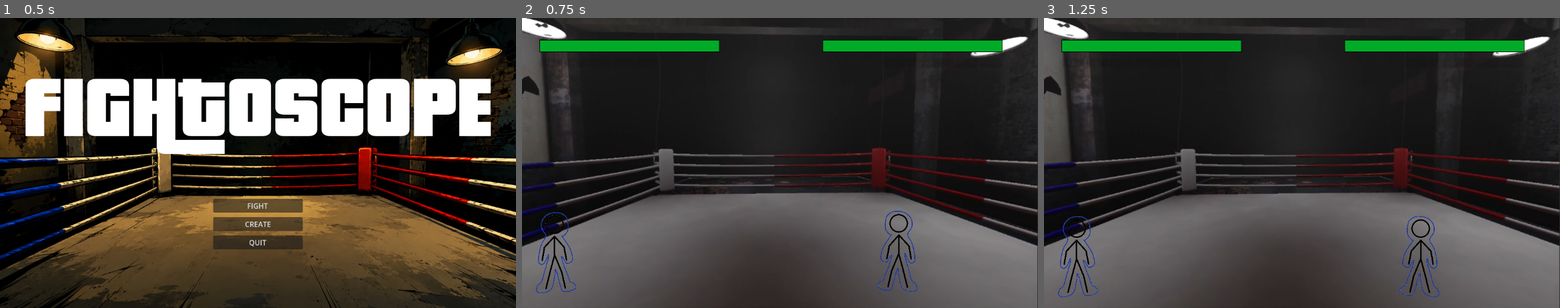
Above: before the commit, frames 1-3 (left to right).
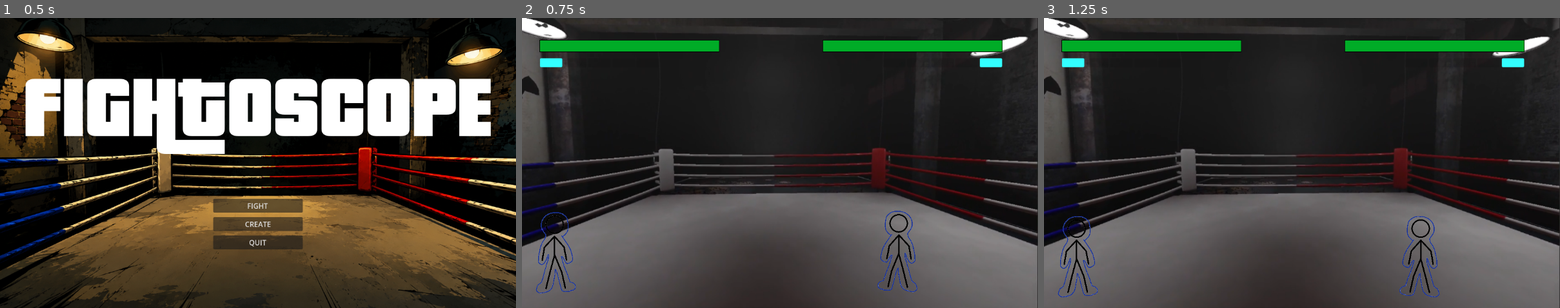
Above: after the commit, the same moments.

Repository: JOACCE/JOACCE-Beta
Game: Godot game, scene res://scenes/o-test/menus/start_menu.tscn
Same seed, same stepped clock (60 frames per second), same inputs: the game is played once before the commit and once after it.
Inputs:
- Up to frame 1 (0.5 s): no input
- Up to frame 2 (0.75 s): click "FIGHT" at 0.5 s
- Up to frame 3 (1.25 s): no input

Frame 1 is identical in both runs. In frame 2, 0.3% of the frame differs, in the area x 3-94%, y 13-18%; in frame 3, 0.3%.

Commit message:
Add Audio Mixer and End Match Menu Logic

Diff:
--- a/joacce/default_bus_layout.tres
+++ b/joacce/default_bus_layout.tres
@@ -5,7 +5,7 @@
 bus/1/solo = false
 bus/1/mute = false
 bus/1/bypass_fx = false
-bus/1/volume_db = 0.0
+bus/1/volume_db = 0.22724533
 bus/1/send = &"Master"
 bus/2/name = &"SFX"
 bus/2/solo = false
--- a/joacce/scenes/o-test/level/arena.tscn
+++ b/joacce/scenes/o-test/level/arena.tscn
@@ -12,7 +12,7 @@
 [node name="Arena" type="Node2D" unique_id=102359838]
 script = ExtResource("1_iw1hm")
 
-[node name="ColorRect" type="TextureRect" parent="." unique_id=1186860121]
+[node name="ArenaBackground" type="TextureRect" parent="." unique_id=1186860121]
 offset_right = 1152.0
 offset_bottom = 648.0
 texture = ExtResource("2_j50fx")
--- a/joacce/scenes/o-test/level/match_manager.gd
+++ b/joacce/scenes/o-test/level/match_manager.gd
@@ -4,7 +4,40 @@
 @onready var fighter_1 = $Fighters/Fighter
 @onready var fighter_2 = $Fighters/Fighter2
 
+var end_menu_scene := preload("res://scenes/o-test/menus/end_match_menu.tscn")
+var end_menu: Node = null
+
 # Each fighter will send a signal when their health reaches 0
+var match_ended : bool = false
 
-#func _ready():
-	#fight
+func _ready():
+	# Connect signals to fighter
+	fighter_1.health_depleted.connect(_on_health_depleted)
+	fighter_2.health_depleted.connect(_on_health_depleted)
+
+	# if match end menu existing, remove
+	if end_menu:
+		end_menu.queue_free()
+
+# runs when either fighter hp reaches 0
+# responsible for ending the match
+func _on_health_depleted(loser_id: int):
+	if match_ended:
+		return
+	# match end scene already exists
+	if end_menu != null:
+		return
+
+	match_ended = true
+	# Set the winner ID
+	var winner_id := 2 if loser_id == 1 else 1
+
+	# Pause the arena scene in the background
+	get_tree().paused = true
+
+	# Load in the match end scene
+	end_menu = end_menu_scene.instantiate()
+	end_menu.process_mode = Node.PROCESS_MODE_ALWAYS
+	# Send winner info to the menu before adding it
+	end_menu.winner_id = winner_id
+	get_tree().root.add_child(end_menu)
--- /dev/null
+++ b/joacce/scenes/o-test/menus/end_match_menu.gd
@@ -0,0 +1,22 @@
+extends Control
+
+# Reference to label text
+@onready var text : Label = $CanvasLayer/Text
+
+# fetch the winning player and update text
+var winner_id : int
+
+func _ready() -> void:
+	process_mode = Node.PROCESS_MODE_ALWAYS
+	if winner_id:
+		text.text = "Fighter " + str(winner_id) + " Wins!"
+
+func _on_rematch_pressed() -> void:
+	get_tree().reload_current_scene()
+	get_tree().paused = false
+	queue_free()
+
+func _on_main_menu_pressed() -> void:
+	get_tree().change_scene_to_file("res://scenes/o-test/menus/start_menu.tscn")
+	get_tree().paused = false
+	queue_free()
--- a/joacce/scenes/o-test/menus/end_match_menu.tscn
+++ b/joacce/scenes/o-test/menus/end_match_menu.tscn
@@ -1,4 +1,7 @@
 [gd_scene format=3 uid="uid://cey75pesa6i1s"]
+
+[ext_resource type="Script" uid="uid://beibowm3l82s3" path="res://scenes/o-test/menus/end_match_menu.gd" id="1_1n8i6"]
+[ext_resource type="FontFile" uid="uid://bphypfln80nsy" path="res://assets/fonts/Pricedown Bl.otf" id="1_pi28e"]
 
 [node name="EndMatchMenu" type="Control" unique_id=265643823]
 layout_mode = 3
@@ -7,3 +10,51 @@
 anchor_bottom = 1.0
 grow_horizontal = 2
 grow_vertical = 2
+script = ExtResource("1_1n8i6")
+
+[node name="CanvasLayer" type="CanvasLayer" parent="." unique_id=1984525934]
+
+[node name="Text" type="Label" parent="CanvasLayer" unique_id=1029197645]
+anchors_preset = 8
+anchor_left = 0.5
+anchor_top = 0.5
+anchor_right = 0.5
+anchor_bottom = 0.5
+offset_left = -576.0
+offset_top = -260.0
+offset_right = 578.0
+offset_bottom = -20.0
+grow_horizontal = 2
+grow_vertical = 2
+theme_override_fonts/font = ExtResource("1_pi28e")
+theme_override_font_sizes/font_size = 150
+text = "Fighter x Wins"
+horizontal_alignment = 1
+autowrap_mode = 2
+
+[node name="VBoxContainer" type="VBoxContainer" parent="CanvasLayer" unique_id=2032829855]
+anchors_preset = 8
+anchor_left = 0.5
+anchor_top = 0.5
+anchor_right = 0.5
+anchor_bottom = 0.5
+offset_left = -100.0
+offset_top = 143.0
+offset_right = 100.0
+offset_bottom = 223.0
+grow_horizontal = 2
+grow_vertical = 2
+theme_override_constants/separation = 10
+
+[node name="Rematch" type="Button" parent="CanvasLayer/VBoxContainer" unique_id=1301901245]
+custom_minimum_size = Vector2(200, 0)
+layout_mode = 2
+text = "REMATCH"
+
+[node name="Main Menu" type="Button" parent="CanvasLayer/VBoxContainer" unique_id=1852572058]
+custom_minimum_size = Vector2(200, 0)
+layout_mode = 2
+text = "MAIN MENU"
+
+[connection signal="pressed" from="CanvasLayer/VBoxContainer/Rematch" to="." method="_on_rematch_pressed"]
+[connection signal="pressed" from="CanvasLayer/VBoxContainer/Main Menu" to="." method="_on_main_menu_pressed"]
--- a/joacce/scenes/o-test/player/fighter.gd
+++ b/joacce/scenes/o-test/player/fighter.gd
@@ -37,7 +37,16 @@
 
 var player ={}
 
-var health = 100
+# Takes in the fighter id that reaches 0 hp
+signal health_depleted(loser_id: int)
+# As a setter, will run the function for every health change
+var health = 100:
+	set(value):
+		health = value
+		# 3. Check for the condition and emit
+		if health <= 0:
+			health_depleted.emit(id)
+
 var attacking = false
 var animation_playing = false
 var charge_time = 0.0
@@ -49,6 +58,7 @@
 func _ready() -> void:
 	# Initialize UI elements
 	health_bar.init_health(health)
+	meter_bar.update_charges(charge_stack)
 
 func _physics_process(delta: float) -> void:
 	if not is_on_floor():
@@ -80,7 +90,7 @@
 
 func apply_damage(damage) -> void:
 	state_machine.change_state("damage")
-	health -= damage
+	health -= 50
 	# Update healthbar UI state
 	health_bar.health = health
 
Not shown, changed: joacce/assets/audio/street_ambience.ogg.import
Not shown, added: joacce/scenes/o-test/menus/end_match_menu.gd.uid
